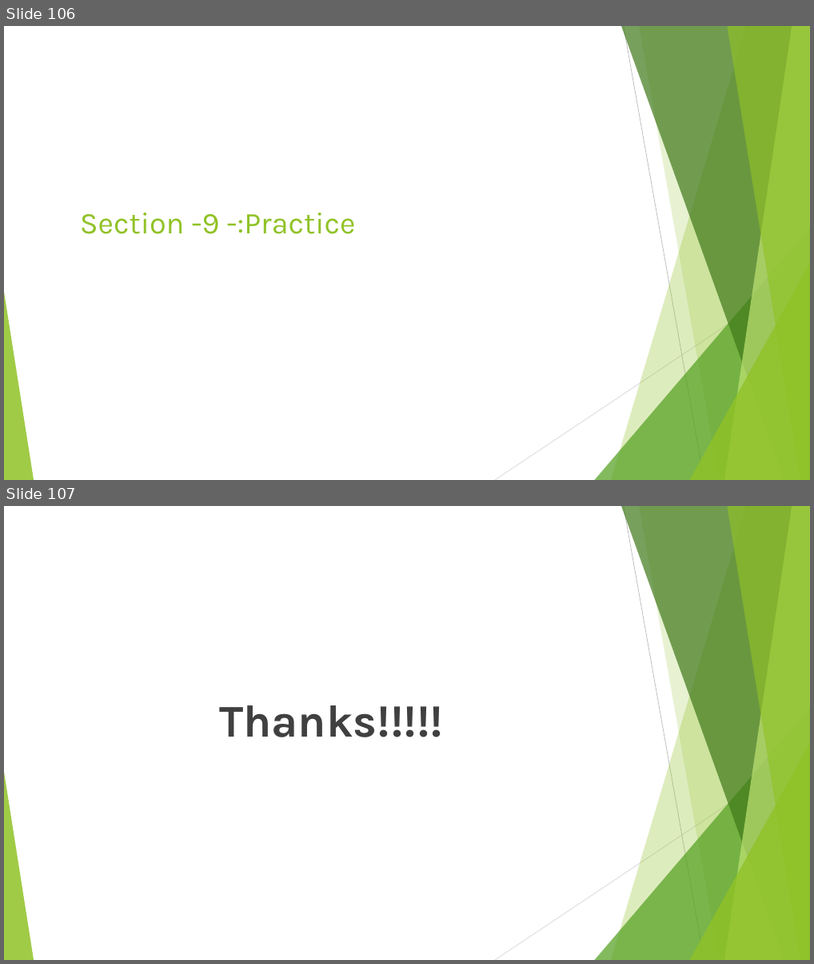
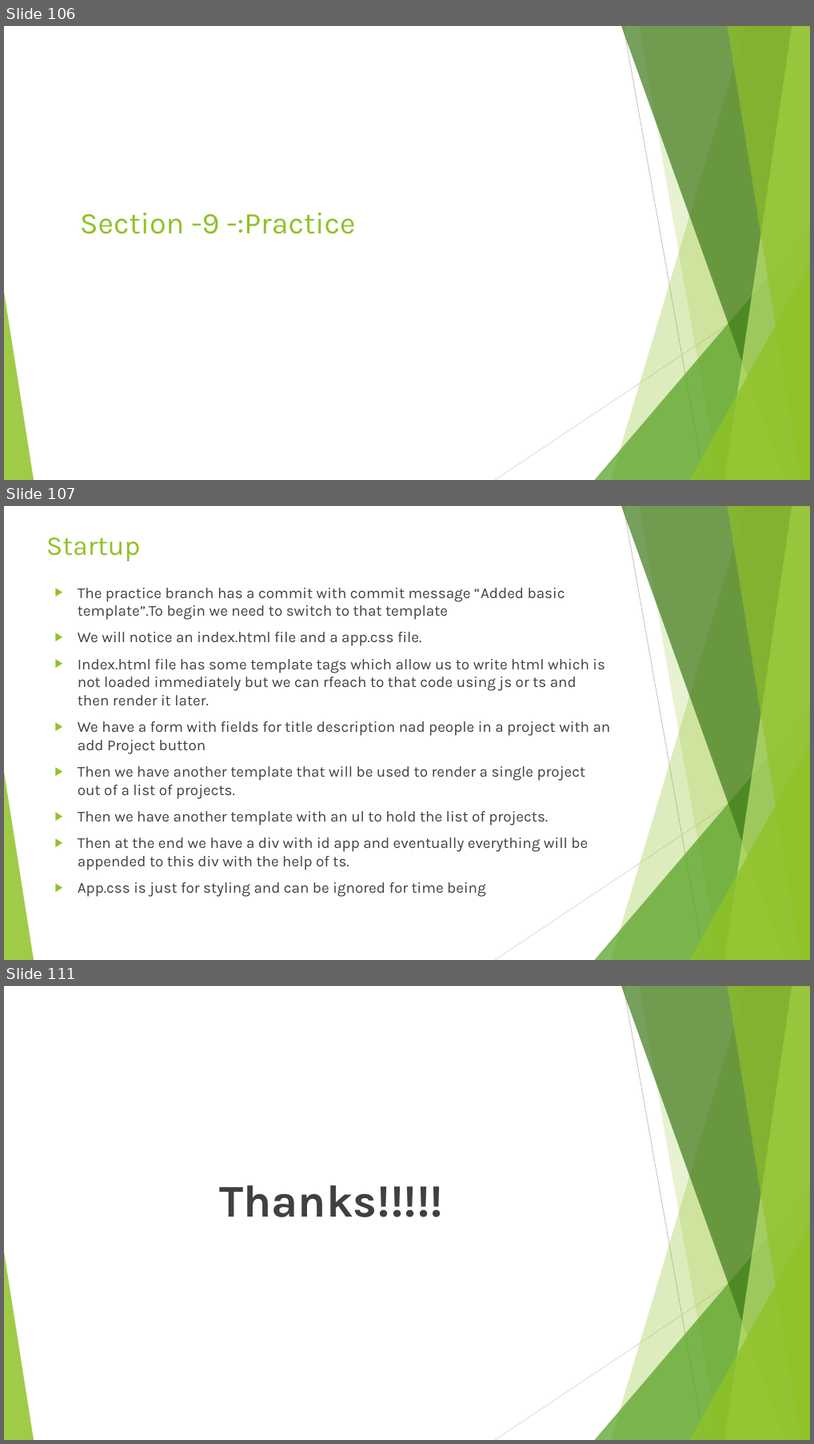
Before and after one commit to rudhrainfogain/TypeScript, a slide deck: PPT/TypeScriptv9.pptx. Shown one above the other, each under a label of ours: slides 106 and 107 before the commit, slides 106, 107 and 111 after it; the slides between them are not shown. The pictures are 814x964 and 814x1444 pixels, drawn with LibreOffice and Linux fonts; fonts in the diff are those of the drawing. Boxes give left, top, right and bottom in pixels: in the first picture for what was removed or moved away, otherwise in the second. Text is boxed around its words. In the diff, an @@ line names an element or a change of style, - is before the commit and + after.

```diff
--- a/PPT/TypeScriptv9.pptx
+++ b/PPT/TypeScriptv9.pptx
@@ slide 107 added at <box>4,506,810,960</box>, background #FFFFFF; not listed: 10 template elements that a slide beside it also shows @@
@@ title added at <box>46,537,141,561</box>, 32.4 pt, text #90C226 @@
+Startup
@@ text added at <box>78,588,611,896</box>, 18 pt, text #404040 @@
+▶ The practice branch has a commit with commit message “Added basic template”.To begin we need to switch to that template
+▶ We will notice an index.html file and a app.css file.
+▶ Index.html file has some template tags which allow us to write html which is not loaded immediately but we can rfeach to that code using js or ts and then render it later.
+▶ We have a form with fields for title description nad people in a project with an add Project button
+▶ Then we have another template that will be used to render a single project out of a list of projects.
+▶ Then we have another template with an ul to hold the list of projects.
+▶ Then at the end we have a div with id app and eventually everything will be appended to this div with the help of ts.
+▶ App.css is just for styling and can be ignored for time being
@@ what was slide 107 is now slide 111 @@
```
Also in this commit, not shown: 3 other slides added, 2 other files.
